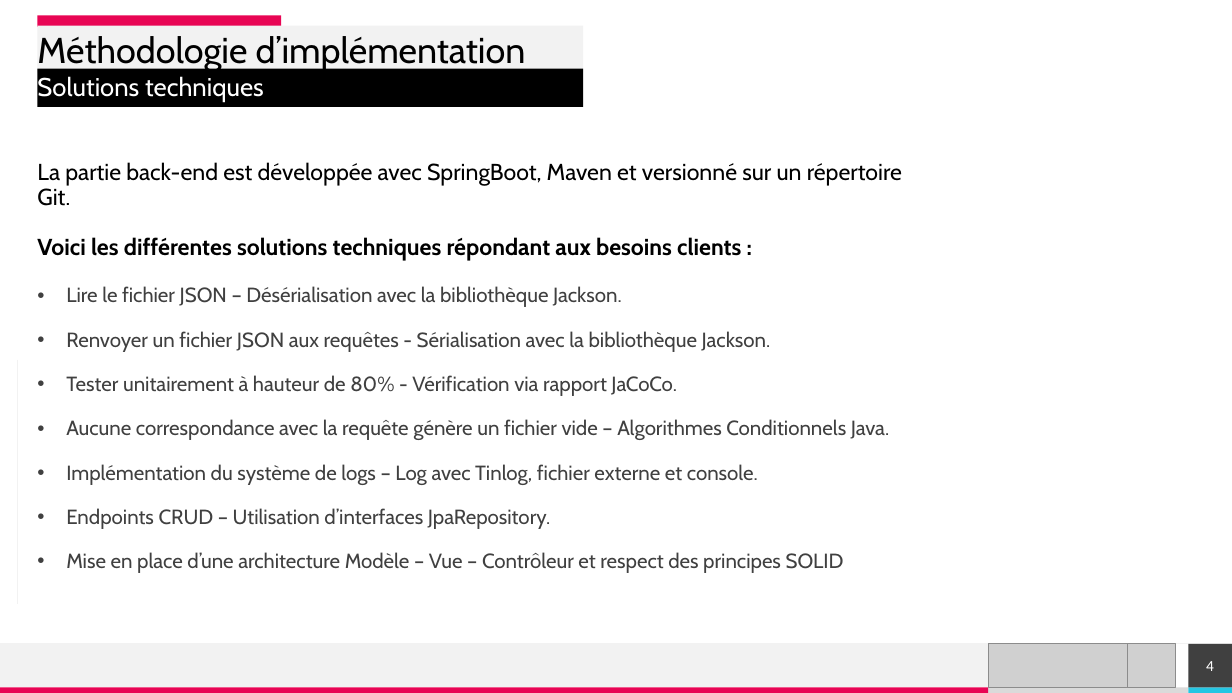
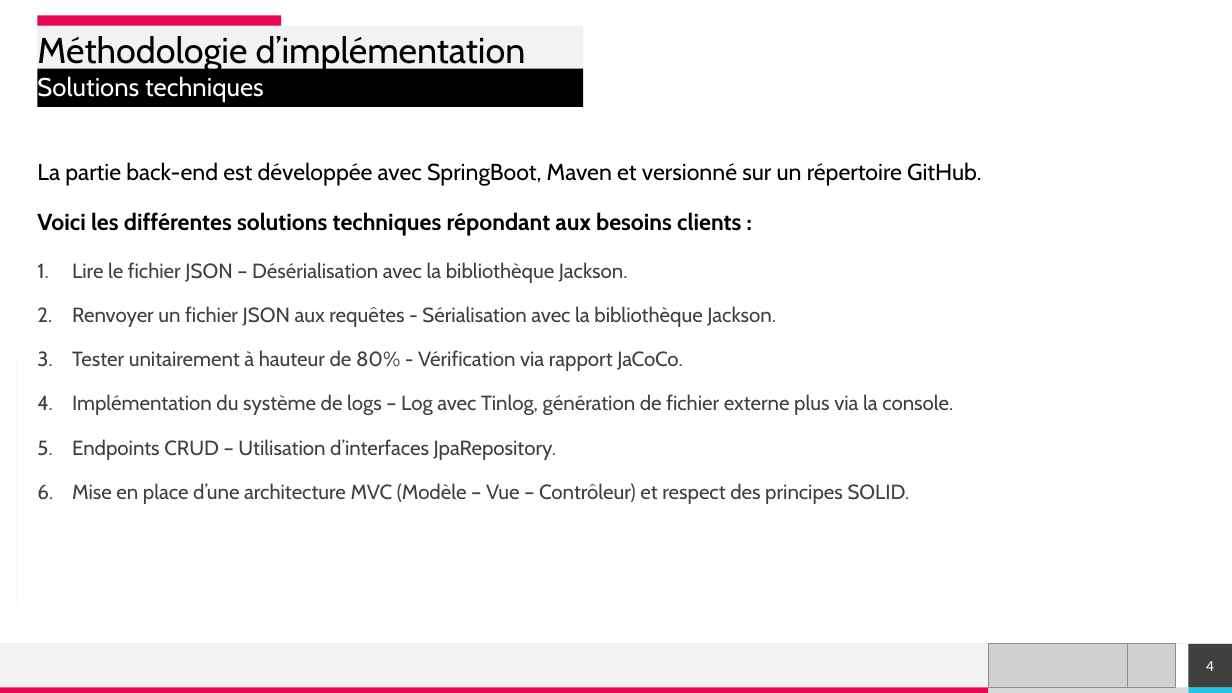
Before and after one commit to qbeAccountPro/alerts, a slide deck: slide 4 of Présentation de slides.pptx. Drawn at 1232x693 pixels with LibreOffice and Linux fonts; fonts in the diff are those of the drawing; grey boxes stand for pictures. Boxes give left, top, right and bottom in pixels: in the first picture for what was removed or moved away, otherwise in the second. Text is boxed around its words. In the diff, an @@ line names an element or a change of style, - is before the commit and + after.

```diff
--- a/Présentation de slides.pptx
+++ b/Présentation de slides.pptx
@@ text at box(37, 162, 981, 186): text changed @@
-  La partie back-end est développée avec SpringBoot, Maven et versionné sur un répertoire Git.
+  La partie back-end est développée avec SpringBoot, Maven et versionné sur un répertoire GitHub.
@@ text at box(72, 262, 776, 460): bullet • to 1. @@
@@ text at box(72, 394, 953, 415): text changed @@
-  • Aucune correspondance avec la requête génère un fichier vide – Algorithmes Conditionnels Java.
-  • Implémentation du système de logs – Log avec Tinlog, fichier externe et console.
+  4. Implémentation du système de logs – Log avec Tinlog, génération de fichier externe plus via la console.
@@ text at box(72, 483, 910, 504): text changed @@
-  • Mise en place d’une architecture Modèle – Vue – Contrôleur et respect des principes SOLID
+  6. Mise en place d’une architecture MVC (Modèle – Vue – Contrôleur) et respect des principes SOLID.
```
Also in this commit, not shown: 7 other slides changed, 1 slide added.
